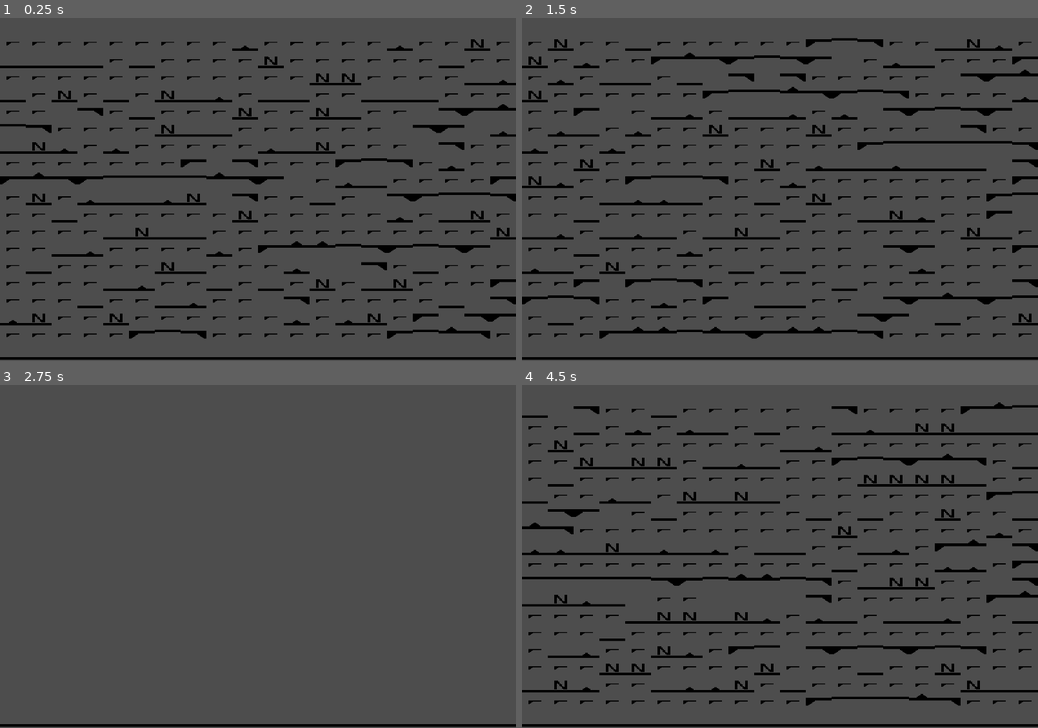
Above: before the commit, frames 1-4 (two rows, left to right).
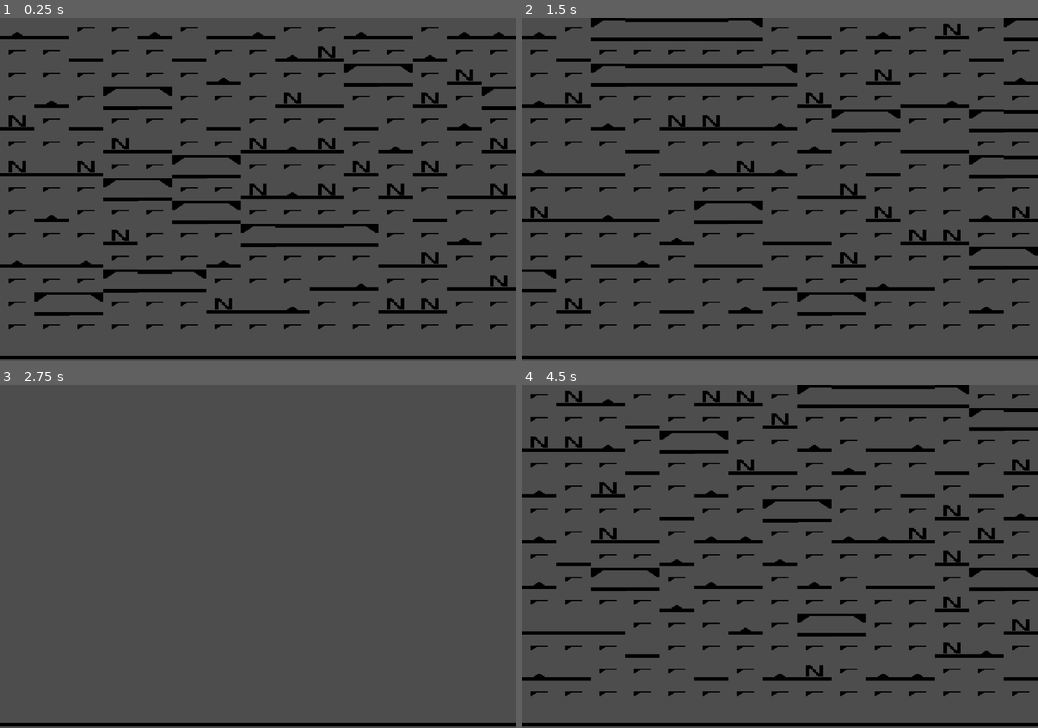
Above: after the commit, the same moments.

Repository: Deiuca/WaveFunctionCollapse
Game: Godot game, scene res://progetto.tscn
The game is run twice, just before and just after one commit, with the same random seed, the same clock (stepped at 60 frames per second) and the same inputs.
Inputs:
- Up to frame 1 (0.25 s): no input
- Up to frame 2 (1.5 s): tap Enter at 0.5 s; hold R 0.53-1.28 s; tap Space at 1.25 s; tap R at 1.35 s
- Up to frame 3 (2.75 s): tap Enter at 2 s; hold R from 2.03 s (still down)
- Up to frame 4 (4.5 s): tap Space at 2.75, 4.25 s; release R at 2.78 s; tap R at 2.85, 4.35 s; tap Enter at 3.5 s; hold R 3.53-4.28 s

The runs differ from the first frame. In frame 1, 19% of the frame differs, in the area x 0-100%, y 2-100%; in frame 2, 20%, in the area x 0-100%, y 0-100%; in frame 3, 0.6%; in frame 4, 19%.

Commit message:
~ Funziona su griglie <= 10; Prima di implementare altri 4 lati

Diff:
--- a/Generatore_livello.gd
+++ b/Generatore_livello.gd
@@ -92,7 +92,7 @@
 	for c in self.celle:
 		if not c.collassata:
 			var entropia = ritorna_compatibili(c).size()
-			if  entropia <= cella_minima[0]:
+			if  entropia < cella_minima[0]:
 				cella_minima = [entropia,c]
 	return cella_minima[1]
 
@@ -167,6 +167,8 @@
 
 
 func contiene_almeno_un_carattere(una_stringa: String, altra_stringa: String) -> bool:
+	if una_stringa == "" or altra_stringa == "":
+		pass
 	for carattere in una_stringa:
 		if carattere in altra_stringa:
 			return true
--- a/PreFabbricati/aria_transizione_P_To_Room.tscn
+++ /dev/null
@@ -1,10 +0,0 @@
-[gd_scene load_steps=2 format=3 uid="uid://bsvh4pvrefgf0"]
-
-[ext_resource type="PackedScene" uid="uid://beyml4eop4tsv" path="res://PreFabbricati/aria.tscn" id="1_u8mnv"]
-
-[node name="Aria_P_To_Room" instance=ExtResource("1_u8mnv")]
-bordi = ["O", "P", "E", "O"]
-
-[node name="EdgeSxSoffitto" parent="." index="0"]
-position = Vector2(7, 8)
-rotation = 1.56168
--- /dev/null
+++ b/PreFabbricati/entrata.tscn
@@ -0,0 +1,15 @@
+[gd_scene load_steps=4 format=3 uid="uid://bx6507umntm6k"]
+
+[ext_resource type="PackedScene" uid="uid://chl77nbbcyyb4" path="res://prefab.tscn" id="1_khurj"]
+[ext_resource type="PackedScene" uid="uid://4a8gcrdvv8uo" path="res://Componenti/componente_edgeSx_soffitto.tscn" id="2_nkv8e"]
+[ext_resource type="PackedScene" uid="uid://ccylitwrr2or5" path="res://Componenti/componente_pavimento.tscn" id="3_gvaik"]
+
+[node name="Entrata" instance=ExtResource("1_khurj")]
+bordi = ["O", "E", "R", "A"]
+
+[node name="Componente" parent="." index="0" instance=ExtResource("2_nkv8e")]
+position = Vector2(10, 4)
+
+[node name="Pavimento" parent="." index="1" instance=ExtResource("3_gvaik")]
+position = Vector2(0, 17)
+scale = Vector2(1.01619, 1.10469)
--- a/PreFabbricati/pavimento.tscn
+++ b/PreFabbricati/pavimento.tscn
@@ -4,7 +4,7 @@
 [ext_resource type="PackedScene" uid="uid://ccylitwrr2or5" path="res://Componenti/componente_pavimento.tscn" id="2_f6n51"]
 
 [node name="Pavimento" instance=ExtResource("1_bgpbm")]
-bordi = ["", "P", "P", "M"]
+bordi = ["O", "P", "P", "A"]
 
 [node name="Componente" parent="." index="0" instance=ExtResource("2_f6n51")]
 position = Vector2(10, 17)
--- a/PreFabbricati/pavimento_nemico.tscn
+++ b/PreFabbricati/pavimento_nemico.tscn
@@ -5,7 +5,7 @@
 [ext_resource type="Texture2D" uid="uid://m4go4dtt23v3" path="res://Textures/Nemico.png" id="3_cm4qh"]
 
 [node name="Pavimento Nemico" instance=ExtResource("1_kv6v1")]
-bordi = ["", "P", "P", "M"]
+bordi = ["O", "P", "P", "A"]
 
 [node name="Pavimento" type="Sprite2D" parent="." index="0"]
 position = Vector2(10, 17)
--- a/PreFabbricati/room_nemico.tscn
+++ /dev/null
@@ -1,10 +0,0 @@
-[gd_scene load_steps=3 format=3 uid="uid://b0sxfes7v30lg"]
-
-[ext_resource type="PackedScene" uid="uid://d2gwu6o3go402" path="res://PreFabbricati/room_pavimento.tscn" id="1_cdc77"]
-[ext_resource type="Texture2D" uid="uid://m4go4dtt23v3" path="res://Textures/Nemico.png" id="2_yb0b1"]
-
-[node name="Room_Nemico" instance=ExtResource("1_cdc77")]
-
-[node name="Nemico" type="Sprite2D" parent="." index="1"]
-position = Vector2(10, 12)
-texture = ExtResource("2_yb0b1")
--- a/PreFabbricati/room_pavimento.tscn
+++ /dev/null
@@ -1,6 +0,0 @@
-[gd_scene load_steps=2 format=3 uid="uid://d2gwu6o3go402"]
-
-[ext_resource type="PackedScene" uid="uid://dbvlm1lpwqqrm" path="res://PreFabbricati/pavimento.tscn" id="1_e0ija"]
-
-[node name="Pavimento_Room" instance=ExtResource("1_e0ija")]
-bordi = ["F", "R", "R", "M"]
--- a/PreFabbricati/soffitto.tscn
+++ b/PreFabbricati/soffitto.tscn
@@ -1,9 +1,14 @@
-[gd_scene load_steps=2 format=3 uid="uid://bbbr4crw68k1y"]
+[gd_scene load_steps=3 format=3 uid="uid://bbbr4crw68k1y"]
 
 [ext_resource type="PackedScene" uid="uid://dbvlm1lpwqqrm" path="res://PreFabbricati/pavimento.tscn" id="1_4ae0i"]
+[ext_resource type="PackedScene" uid="uid://ccylitwrr2or5" path="res://Componenti/componente_pavimento.tscn" id="2_qm5xi"]
 
 [node name="Soffitto" instance=ExtResource("1_4ae0i")]
-bordi = ["", "S", "S", "F"]
+bordi = ["O", "R", "R", "A"]
 
 [node name="Componente" parent="." index="0"]
-position = Vector2(10, 5)
+position = Vector2(10, 2)
+scale = Vector2(1, 1.16)
+
+[node name="Pavimento" parent="." index="1" instance=ExtResource("2_qm5xi")]
+position = Vector2(0, 17)
--- a/PreFabbricati/soffitto_entrata.tscn
+++ /dev/null
@@ -1,15 +0,0 @@
-[gd_scene load_steps=3 format=3 uid="uid://cgs384hk8kl8c"]
-
-[ext_resource type="PackedScene" uid="uid://bbbr4crw68k1y" path="res://PreFabbricati/soffitto.tscn" id="1_8cbtq"]
-[ext_resource type="Texture2D" uid="uid://hcgtli6hqaeg" path="res://Textures/Components/EdgeSx_Soffitto.png" id="2_75y81"]
-
-[node name="Soffitto_Entrata" instance=ExtResource("1_8cbtq")]
-bordi = ["", "E", "S", "F"]
-
-[node name="Componente" parent="." index="0"]
-position = Vector2(0, 5)
-centered = false
-
-[node name="EdgeSxSoffitto" type="Sprite2D" parent="." index="1"]
-position = Vector2(10, 10)
-texture = ExtResource("2_75y81")
--- a/PreFabbricati/soffitto_ostacolo.tscn
+++ /dev/null
@@ -1,14 +0,0 @@
-[gd_scene load_steps=3 format=3 uid="uid://vj025jub1jx6"]
-
-[ext_resource type="PackedScene" uid="uid://bbbr4crw68k1y" path="res://PreFabbricati/soffitto.tscn" id="1_0psme"]
-[ext_resource type="Texture2D" uid="uid://t2w8x5cj1q2g" path="res://Textures/Ostacolo.png" id="2_thv8v"]
-
-[node name="Soffitto_Ostacolo" instance=ExtResource("1_0psme")]
-
-[node name="Componente" parent="." index="0"]
-position = Vector2(0, 5)
-centered = false
-
-[node name="Ostacolo" type="Sprite2D" parent="." index="1"]
-position = Vector2(10, 3)
-texture = ExtResource("2_thv8v")
--- a/PreFabbricati/soffitto_uscita.tscn
+++ /dev/null
@@ -1,9 +0,0 @@
-[gd_scene load_steps=2 format=3 uid="uid://e1n1ydrjbl5v"]
-
-[ext_resource type="PackedScene" uid="uid://cgs384hk8kl8c" path="res://PreFabbricati/soffitto_entrata.tscn" id="1_3r0q6"]
-
-[node name="Soffitto_Uscita" instance=ExtResource("1_3r0q6")]
-bordi = ["O", "U", "E", "OS"]
-
-[node name="EdgeSxSoffitto" parent="." index="1"]
-flip_h = true
--- /dev/null
+++ b/PreFabbricati/uscita.tscn
@@ -0,0 +1,14 @@
+[gd_scene load_steps=4 format=3 uid="uid://s4mlf860xc8f"]
+
+[ext_resource type="PackedScene" uid="uid://chl77nbbcyyb4" path="res://prefab.tscn" id="1_k0xl3"]
+[ext_resource type="PackedScene" uid="uid://b4aelup3soqvm" path="res://Componenti/componente_edgeDx_soffitto.tscn" id="2_l2xuy"]
+[ext_resource type="PackedScene" uid="uid://ccylitwrr2or5" path="res://Componenti/componente_pavimento.tscn" id="3_t20bu"]
+
+[node name="Uscita" instance=ExtResource("1_k0xl3")]
+bordi = ["O", "R", "U", "A"]
+
+[node name="Componente" parent="." index="0" instance=ExtResource("2_l2xuy")]
+position = Vector2(10, 4)
+
+[node name="Pavimento" parent="." index="1" instance=ExtResource("3_t20bu")]
+position = Vector2(0, 17)
--- a/Scripts/GeneratoreLivello/Cella.gd
+++ b/Scripts/GeneratoreLivello/Cella.gd
@@ -37,7 +37,7 @@
 
 	var result = []
 	#Sopra
-	var sopra = self.vicini[0].get_bordi()[3] if self.vicini[0] != null else "#"
+	var sopra = self.vicini[0].get_bordi()[3] if self.vicini[0] != null else ""
 	result.append(sopra)
 	#Sx
 	var sx = self.vicini[1].get_bordi()[2] if self.vicini[1] != null else ""
--- a/generatore_livello.tscn
+++ b/generatore_livello.tscn
@@ -1,57 +1,36 @@
-[gd_scene load_steps=10 format=3 uid="uid://b8nbp8cghhmwe"]
+[gd_scene load_steps=9 format=3 uid="uid://b8nbp8cghhmwe"]
 
 [ext_resource type="Script" path="res://Generatore_livello.gd" id="1_mrvbu"]
 [ext_resource type="PackedScene" uid="uid://beyml4eop4tsv" path="res://PreFabbricati/aria.tscn" id="2_85f7g"]
 [ext_resource type="PackedScene" uid="uid://dbvlm1lpwqqrm" path="res://PreFabbricati/pavimento.tscn" id="2_t0bkr"]
+[ext_resource type="PackedScene" uid="uid://bx6507umntm6k" path="res://PreFabbricati/entrata.tscn" id="3_fdm7b"]
 [ext_resource type="PackedScene" uid="uid://5f064tujluwb" path="res://PreFabbricati/pavimento_nemico.tscn" id="3_l8rym"]
 [ext_resource type="PackedScene" uid="uid://bbbr4crw68k1y" path="res://PreFabbricati/soffitto.tscn" id="7_ss4qb"]
-[ext_resource type="PackedScene" uid="uid://cgs384hk8kl8c" path="res://PreFabbricati/soffitto_entrata.tscn" id="8_n5ruu"]
-[ext_resource type="PackedScene" uid="uid://e1n1ydrjbl5v" path="res://PreFabbricati/soffitto_uscita.tscn" id="9_5l00n"]
-[ext_resource type="PackedScene" uid="uid://vj025jub1jx6" path="res://PreFabbricati/soffitto_ostacolo.tscn" id="9_31b2x"]
+[ext_resource type="PackedScene" uid="uid://s4mlf860xc8f" path="res://PreFabbricati/uscita.tscn" id="8_5c6nj"]
 [ext_resource type="PackedScene" uid="uid://cyiw0y2r1xbqd" path="res://PreFabbricati/pavimento_ostacolo.tscn" id="12_xe1qp"]
 
 [node name="Generatore Livello" type="Node2D"]
 script = ExtResource("1_mrvbu")
-width = 20
-height = 20
+width = 15
+height = 15
 generator_seed = 18
 
 [node name="Prefab_Utilizzati" type="Node2D" parent="."]
 visible = false
 
-[node name="Pavimento" parent="Prefab_Utilizzati" instance=ExtResource("2_t0bkr")]
+[node name="Aria" parent="Prefab_Utilizzati" instance=ExtResource("2_85f7g")]
 position = Vector2(538, 631)
-bordi = ["OS", "P", "P", "P"]
+bordi = ["", "UOP", "EOP", "O"]
 peso = 2
 
+[node name="Entrata" parent="Prefab_Utilizzati" instance=ExtResource("3_fdm7b")]
+
+[node name="Pavimento" parent="Prefab_Utilizzati" instance=ExtResource("2_t0bkr")]
+
 [node name="Pavimento Nemico" parent="Prefab_Utilizzati" instance=ExtResource("3_l8rym")]
-position = Vector2(538, 631)
-bordi = ["OS", "P", "P", "P"]
 
 [node name="Pavimento_Ostacolo" parent="Prefab_Utilizzati" instance=ExtResource("12_xe1qp")]
-position = Vector2(538, 631)
-bordi = ["OS", "P", "P", "P"]
-
-[node name="Aria" parent="Prefab_Utilizzati" instance=ExtResource("2_85f7g")]
-position = Vector2(538, 631)
-bordi = ["OP", "P", "PE", "O"]
-peso = 2
 
 [node name="Soffitto" parent="Prefab_Utilizzati" instance=ExtResource("7_ss4qb")]
-position = Vector2(538, 631)
-bordi = ["O", "RZ", "ZU", "S"]
-peso = 2
 
-[node name="Soffitto_Entrata" parent="Prefab_Utilizzati" instance=ExtResource("8_n5ruu")]
-position = Vector2(538, 631)
-bordi = ["O", "E", "R", "SO"]
-
-[node name="Soffitto_Ostacolo" parent="Prefab_Utilizzati" instance=ExtResource("9_31b2x")]
-position = Vector2(538, 631)
-bordi = ["O", "RZ", "ZU", "S"]
-
-[node name="Aria2" parent="Prefab_Utilizzati" instance=ExtResource("2_85f7g")]
-position = Vector2(538, 631)
-bordi = ["OP", "PE", "P", "O"]
-
-[node name="Soffitto_Uscita" parent="Prefab_Utilizzati" instance=ExtResource("9_5l00n")]
+[node name="Uscita" parent="Prefab_Utilizzati" instance=ExtResource("8_5c6nj")]
